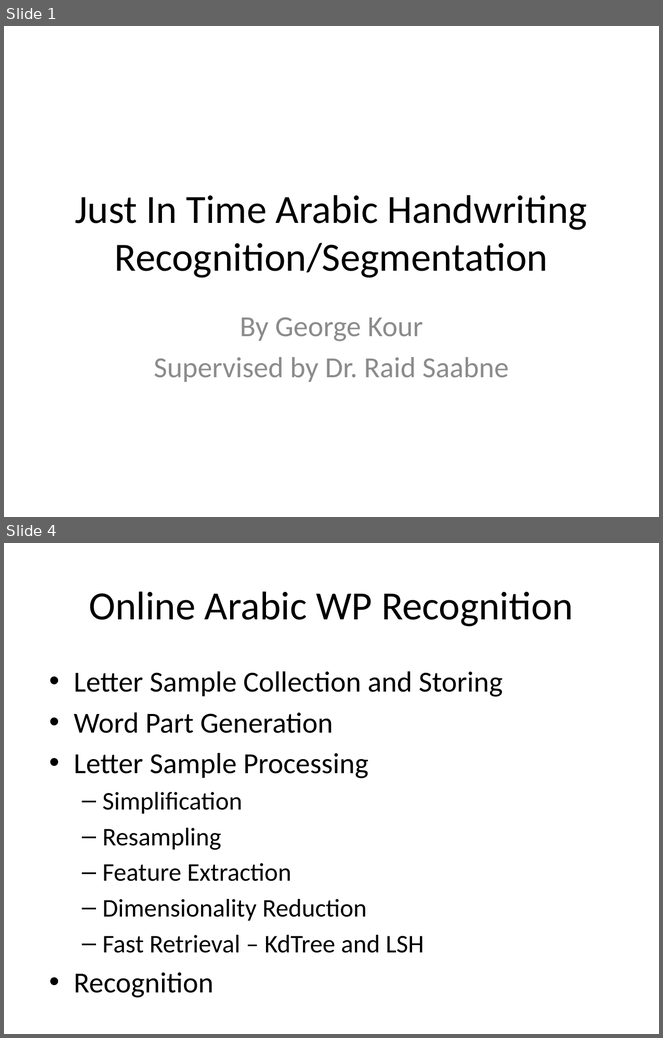
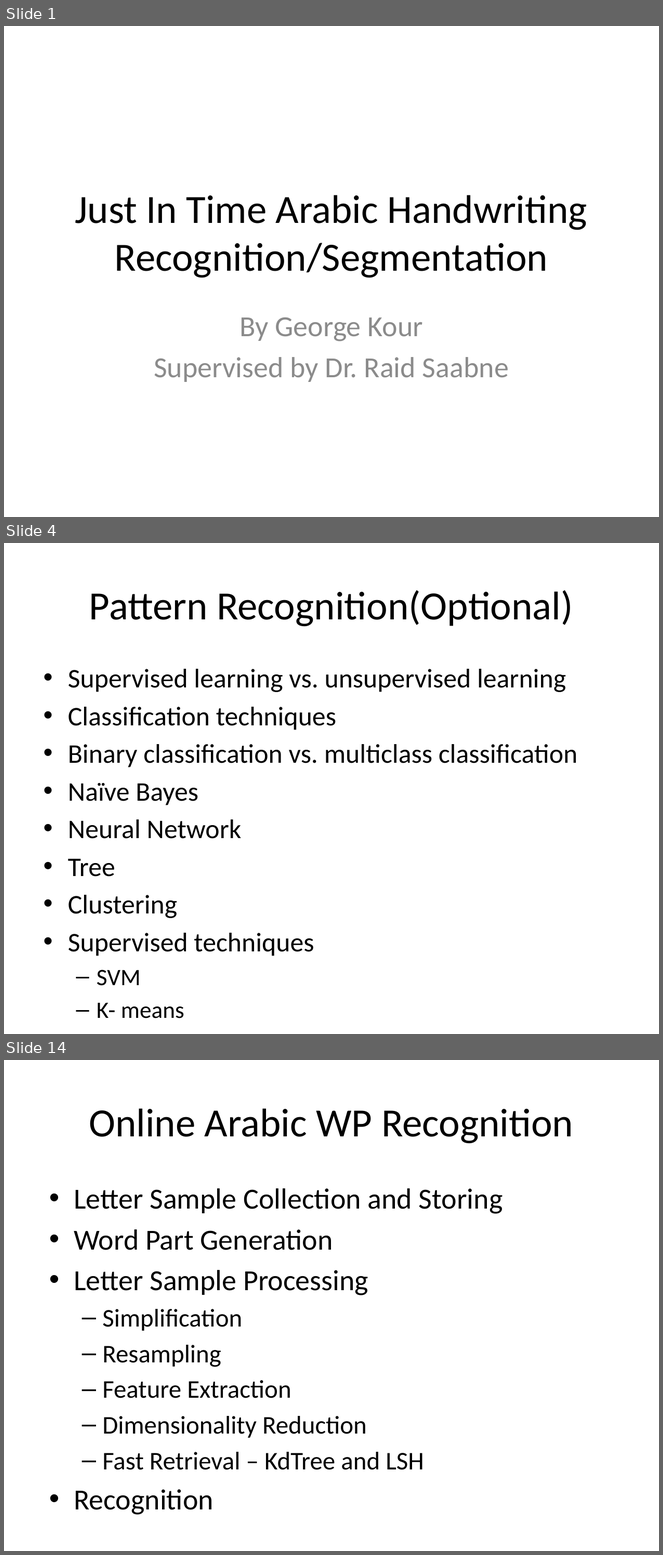
Before and after one commit to kourgeorge/arabic-icr, a slide deck: Thesis/Just In Time Arabic Handwriting Recognition.pptx. Shown one above the other, each under a label of ours: slides 1 and 4 before the commit, slides 1, 4 and 14 after it; the slides between them are not shown. The pictures are 663x1038 and 663x1555 pixels, drawn with LibreOffice and Linux fonts; fonts in the diff are those of the drawing. Boxes give left, top, right and bottom in pixels: in the first picture for what was removed or moved away, otherwise in the second. Text is boxed around its words. In the diff, an @@ line names an element or a change of style, - is before the commit and + after.

Commit message:
Introduce SVM to the recognition flow.

```diff
--- a/Thesis/Just In Time Arabic Handwriting Recognition.pptx
+++ b/Thesis/Just In Time Arabic Handwriting Recognition.pptx
@@ slide 4 added at box(4, 543, 659, 1034), background #FFFFFF @@
@@ title added at box(89, 590, 573, 627), 44 pt, text #000000 @@
+Pattern Recognition(Optional)
@@ text added at box(68, 669, 578, 986), 29.6 pt, text #000000 @@
+• Supervised learning vs. unsupervised learning
+• Classification techniques
+• Binary classification vs. multiclass classification
+• Naïve Bayes
+• Neural Network
+• Tree
+• Clustering
+• Supervised techniques
+  – SVM
+  – K- means
@@ what was slide 4 is now slide 14 @@
```
Also in this commit, not shown: 2 slides changed, 9 other slides added, 53 other files.
